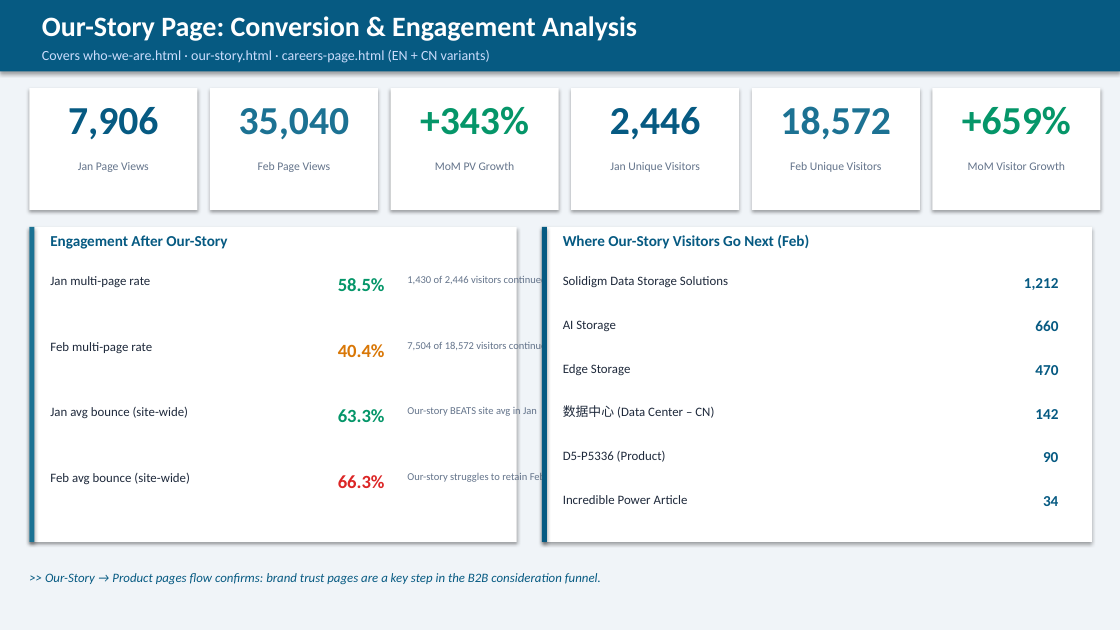
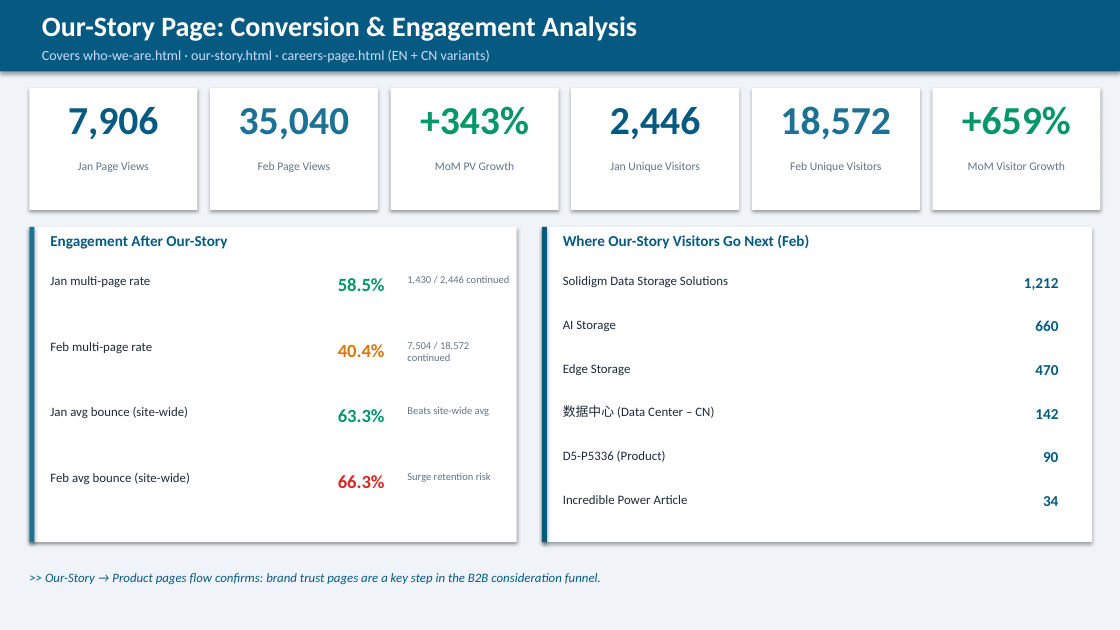
Before and after one commit to durgaguthi/AI, a slide deck: slide 6 of webanalytics/Solidigm_Analytics_Report_JanFeb_FY26.pptx. Drawn at 1120x630 pixels with LibreOffice and Linux fonts; fonts in the diff are those of the drawing. Boxes give left, top, right and bottom in pixels: in the first picture for what was removed or moved away, otherwise in the second. Text is boxed around its words. In the diff, an @@ line names an element or a change of style, - is before the commit and + after.

```diff
--- a/webanalytics/Solidigm_Analytics_Report_JanFeb_FY26.pptx
+++ b/webanalytics/Solidigm_Analytics_Report_JanFeb_FY26.pptx
@@ text at (407, 276, 509, 284): text changed @@
-1,430 of 2,446 visitors continued browsing
+1,430 / 2,446 continued
@@ text at (407, 342, 469, 361): text changed @@
-7,504 of 18,572 visitors continued browsing
+7,504 / 18,572 continued
@@ text at (407, 407, 489, 416): text changed @@
-Our-story BEATS site avg in Jan
+Beats site-wide avg
@@ text at (407, 473, 491, 482): text changed @@
-Our-story struggles to retain Feb surge visitors
+Surge retention risk
```
Also in this commit, not shown: 1 other file.
